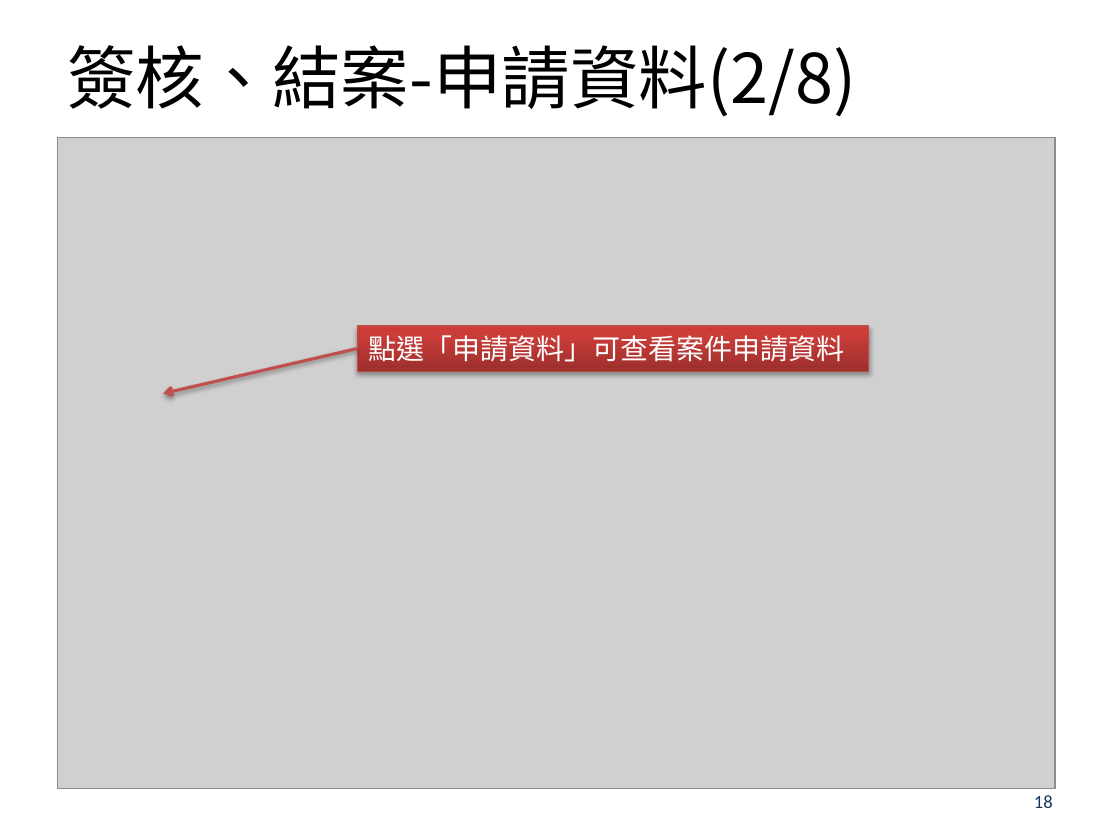
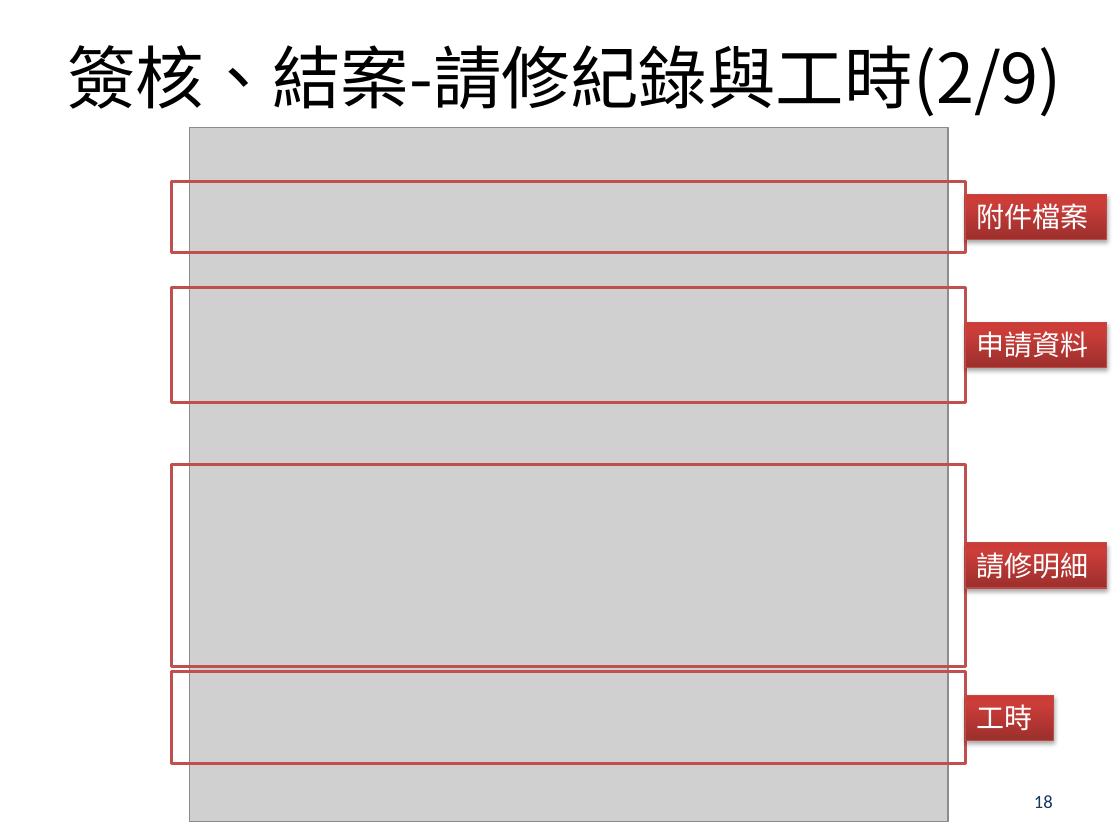
Before and after one commit to airball91327/BMEDSys, a slide deck: slide 18 of EDIS/EDIS/wwwroot/Files/Manual/BMED_Rep_UserManual.pptx. Drawn at 1120x840 pixels with LibreOffice and Linux fonts; fonts in the diff are those of the drawing; grey boxes stand for pictures; background and template pictures are left out. Boxes give left, top, right and bottom in pixels: in the first picture for what was removed or moved away, otherwise in the second. Text is boxed around its words. In the diff, an @@ line names an element or a change of style, - is before the commit and + after.

```diff
--- a/EDIS/EDIS/wwwroot/Files/Manual/BMED_Rep_UserManual.pptx
+++ b/EDIS/EDIS/wwwroot/Files/Manual/BMED_Rep_UserManual.pptx
@@ title at [67,45,1062,117]: text changed @@
-簽核、結案-申請資料(2/8)
+簽核、結案-請修紀錄與工時(2/9)
@@ picture: place and size @@
-picture at [57,138,1055,788]
+picture at [189,128,948,822]
@@ rectangle added at [172,181,967,253], outline #C0504D 2 pt @@
@@ rectangle added at [965,194,1107,239], fill gradient #9C2F2D to #CB3E3A to #CE3B37, outline #BF4C48 0.75 pt, 18 pt, text #FFFFFF @@
+附件檔案
@@ rectangle added at [172,288,967,402], outline #C0504D 2 pt @@
@@ rectangle removed at [357,326,869,371] @@
-點選「申請資料」可查看案件申請資料
@@ rectangle added at [965,323,1107,367], fill gradient #9C2F2D to #CB3E3A to #CE3B37, outline #BF4C48 0.75 pt, 18 pt, text #FFFFFF @@
+申請資料
@@ arrow removed from (357, 348) to (164, 393) @@
@@ rectangle added at [172,464,967,666], outline #C0504D 2 pt @@
@@ rectangle added at [965,543,1107,588], fill gradient #9C2F2D to #CB3E3A to #CE3B37, outline #BF4C48 0.75 pt, 18 pt, text #FFFFFF @@
+請修明細
@@ rectangle added at [172,672,967,764], outline #C0504D 2 pt @@
@@ rectangle added at [965,696,1054,740], fill gradient #9C2F2D to #CB3E3A to #CE3B37, outline #BF4C48 0.75 pt, 18 pt, text #FFFFFF @@
+工時
```
Also in this commit, not shown: 12 other slides changed, 1 slide added, 7 other files.
